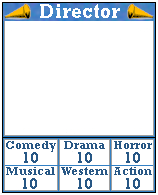
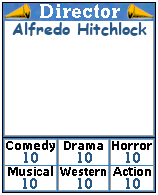
Before/after of a 158 x 195 layered artwork. What changed in the layer stack:
hid "Horror" over [114, 141, 152, 149]
hid "Drama" over [64, 141, 105, 149]
hid "Comedy" over [6, 141, 56, 152]
hid "Action" over [114, 167, 152, 175]
hid "Western" over [61, 167, 108, 175]
hid "Musical" over [6, 167, 55, 175]
added layer "Alfredo Hitchlock" above "Talent0SpriteNS.jpg" over [12, 22, 147, 36]
painted on "Talent0SpriteNS.jpg" over [6, 139, 152, 191]
